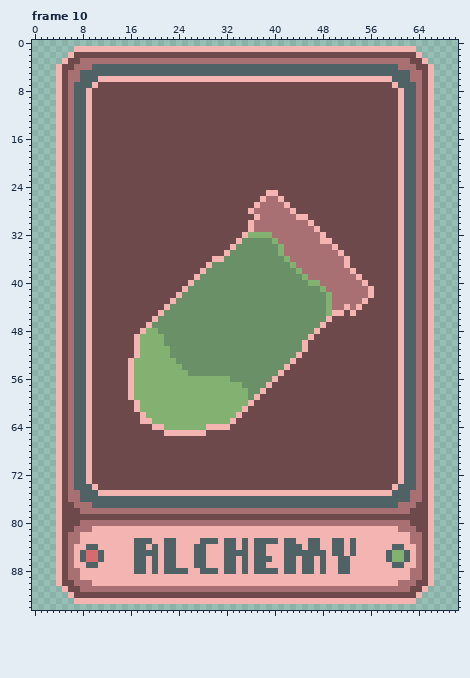
File history of a pixel-art file, dev/spritesheets/ritualatlas.aseprite. Above: the version before the commit.
71x95 pixels, 12 frames. Shown: frame 10. The commit also changed other frames, which this record leaves out.
After the commit:
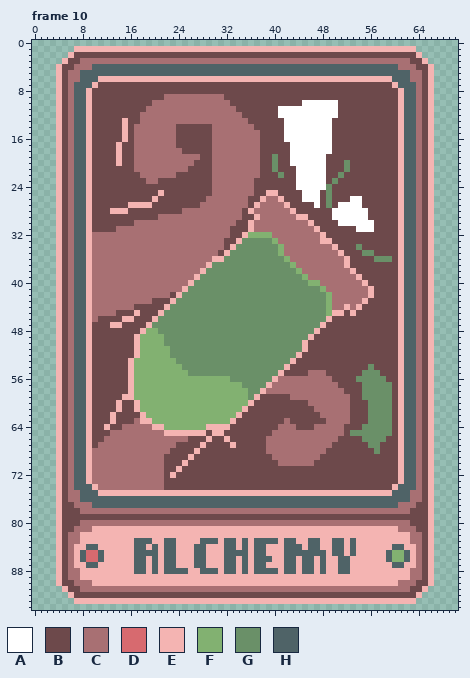
Palette (. is transparent): A #ffffff  B #6d494b  C #a87073  D #d76a6f  E #f4b4b2  F #82b171  G #6a9068  H #4f6367
The exact change:
Frame 10, layer "Layer 6":
y 9: x 22..31 BBBBBBBBBB -> CCCCCCCCCC
y 10: x 20..32 BBBBBBBBBBBBB -> CCCCCCCCCCCCC; x 45..50 BBBBBB -> AAAAAA
y 11: x 19..33 BBBBBBBBBBBBBBB -> CCCCCCCCCCCCCCC; x 41..50 BBBBBBBBBB -> AAAAAAAAAA
y 12: x 18..34 BBBBBBBBBBBBBBBBB -> CCCCCCCCCCCCCCCCC; x 41..50 BBBBBBBBBB -> AAAAAAAAAA
y 13: x 15 B -> E; x 18..35 BBBBBBBBBBBBBBBBBB -> CCCCCCCCCCCCCCCCCC; x 42..49 BBBBBBBB -> AAAAAAAA
y 14: x 15 B -> E; x 17..23 BBBBBBB -> CCCCCCC; x 30..36 BBBBBBB -> CCCCCCC; x 42..49 BBBBBBBB -> AAAAAAAA
y 15..16: x 15 B -> E; x 17..23 BBBBBBB -> CCCCCCC; x 30..37 BBBBBBBB -> CCCCCCCC; x 42..49 BBBBBBBB -> AAAAAAAA
y 17: x 14 B -> E; x 17..23 BBBBBBB -> CCCCCCC; x 30..37 BBBBBBBB -> CCCCCCCC; x 43..49 BBBBBBB -> AAAAAAA
y 18: x 14 B -> E; x 17..24 BBBBBBBB -> CCCCCCCC; x 30..37 BBBBBBBB -> CCCCCCCC; x 43..49 BBBBBBB -> AAAAAAA
y 19: x 14 B -> E; x 17..27 BBBBBBBBBBB -> CCCCCCCCCCC; x 30..37 BBBBBBBB -> CCCCCCCC; x 40 B -> G; x 43..48 BBBBBB -> AAAAAA
y 20: x 14 B -> E; x 17..26 BBBBBBBBBB -> CCCCCCCCCC; x 30..37 BBBBBBBB -> CCCCCCCC; x 40 B -> G; x 43..48 BBBBBB -> AAAAAA; x 52 B -> G
y 21: x 17..25 BBBBBBBBB -> CCCCCCCCC; x 30..37 BBBBBBBB -> CCCCCCCC; x 40 B -> G; x 44..48 BBBBB -> AAAAA; x 52 B -> G
y 22: x 18..23 BBBBBB -> CCCCCC; x 30..37 BBBBBBBB -> CCCCCCCC; x 41 B -> G; x 44..48 BBBBB -> AAAAA; x 51 B -> G
y 23: x 19..20 BB -> CC; x 30..36 BBBBBBB -> CCCCCCC; x 44..48 BBBBB -> AAAAA; x 50 B -> G
y 24: x 30..36 BBBBBBB -> CCCCCCC; x 44..49 BBBBBB -> AAAAAG
y 25: x 21 B -> E; x 30..36 BBBBBBB -> CCCCCCC; x 45..47 BBB -> AAA; x 49 B -> G
y 26: x 20 B -> E; x 29..35 BBBBBBB -> CCCCCCC; x 45..47 BBB -> AAA; x 49 B -> G; x 53..54 BB -> AA
y 27: x 16..19 BBBB -> EEEE; x 28..35 BBBBBBBB -> CCCCCCCC; x 47 B -> A; x 49 B -> G; x 51..54 BBBB -> AAAA
y 28: x 13..15 BBB -> EEE; x 25..34 BBBBBBBBBB -> CCCCCCCCCC; x 50..55 BBBBBB -> AAAAAA
y 29: x 21..34 BBBBBBBBBBBBBB -> CCCCCCCCCCCCCC; x 50..55 BBBBBB -> AAAAAA
y 30: x 17..33 BBBBBBBBBBBBBBBBB -> CCCCCCCCCCCCCCCCC; x 51..56 BBBBBB -> AAAAAA
y 31: x 14..32 BBBBBBBBBBBBBBBBBBB -> CCCCCCCCCCCCCCCCCCC; x 54..56 BBB -> AAA
y 32: x 10..32 BBBBBBBBBBBBBBBBBBBBBBB -> CCCCCCCCCCCCCCCCCCCCCCC
y 33: x 10..31 BBBBBBBBBBBBBBBBBBBBBB -> CCCCCCCCCCCCCCCCCCCCCC
y 34: x 10..31 BBBBBBBBBBBBBBBBBBBBBB -> CCCCCCCCCCCCCCCCCCCCCC; x 54 B -> G
y 35: x 10..30 BBBBBBBBBBBBBBBBBBBBB -> CCCCCCCCCCCCCCCCCCCCC; x 55..56 BB -> GG
y 36: x 10..29 BBBBBBBBBBBBBBBBBBBB -> CCCCCCCCCCCCCCCCCCCC; x 57..59 BBB -> GGG
y 37: x 10..28 BBBBBBBBBBBBBBBBBBB -> CCCCCCCCCCCCCCCCCCC
y 38: x 10..27 BBBBBBBBBBBBBBBBBB -> CCCCCCCCCCCCCCCCCC
y 39: x 10..26 BBBBBBBBBBBBBBBBB -> CCCCCCCCCCCCCCCCC
y 40: x 10..25 BBBBBBBBBBBBBBBB -> CCCCCCCCCCCCCCCC
y 41: x 10..24 BBBBBBBBBBBBBBB -> CCCCCCCCCCCCCCC
y 42: x 10..22 BBBBBBBBBBBBB -> CCCCCCCCCCCCC
y 43: x 10..19 BBBBBBBBBB -> CCCCCCCCCC
y 44: x 10..16 BBBBBBB -> CCCCCCC
y 45: x 10..13 BBBB -> CCCC; x 17 B -> E
y 46: x 10 B -> C; x 15..16 BB -> EE
y 47: x 13..14 BB -> EE
y 54: x 56 B -> G
y 55: x 46..48 BBB -> CCC; x 55..57 BBB -> GGG
y 56: x 41..49 BBBBBBBBB -> CCCCCCCCC; x 54..58 BBBBB -> GGGGG
y 57: x 40..50 BBBBBBBBBBB -> CCCCCCCCCCC; x 55..59 BBBBB -> GGGGG
y 58: x 39..51 BBBBBBBBBBBBB -> CCCCCCCCCCCCC; x 55..59 BBBBB -> GGGGG
y 59: x 15 B -> E; x 43..52 BBBBBBBBBB -> CCCCCCCCCC; x 55..59 BBBBB -> GGGGG
y 60: x 14 B -> E; x 46..52 BBBBBBB -> CCCCCCC; x 56..59 BBBB -> GGGG
y 61: x 14 B -> E; x 47..52 BBBBBB -> CCCCCC; x 56..59 BBBB -> GGGG
y 62: x 13 B -> E; x 48..52 BBBBB -> CCCCC; x 56..59 BBBB -> GGGG
y 63: x 13 B -> E; x 17 B -> C; x 42 B -> C; x 49..52 BBBB -> CCCC; x 56..59 BBBB -> GGGG
y 64: x 12 B -> E; x 15..19 BBBBB -> CCCCC; x 41..43 BBB -> CCC; x 47..51 BBBBB -> CCCCC; x 55..59 BBBBB -> GGGGG
y 65: x 13..21 BBBBBBBBB -> CCCCCCCCC; x 30..31 BB -> EE; x 40..51 BBBBBBBBBBBB -> CCCCCCCCCCCC; x 53..59 BBBBBBB -> GGGGGGG
y 66: x 12..25 BBBBBBBBBBBBBB -> CCCCCCCCCCCCCC; x 29 B -> E; x 32 B -> E; x 39..50 BBBBBBBBBBBB -> CCCCCCCCCCCC; x 55..58 BBBB -> GGGG
y 67: x 11..23 BBBBBBBBBBBBB -> CCCCCCCCCCCCC; x 28 B -> E; x 33 B -> E; x 39..49 BBBBBBBBBBB -> CCCCCCCCCCC; x 56..57 BB -> GG
y 68: x 10..22 BBBBBBBBBBBBB -> CCCCCCCCCCCCC; x 27 B -> E; x 39..48 BBBBBBBBBB -> CCCCCCCCCC; x 57 B -> G
y 69: x 10..21 BBBBBBBBBBBB -> CCCCCCCCCCCC; x 26 B -> E; x 40..47 BBBBBBBB -> CCCCCCCC
y 70: x 10..21 BBBBBBBBBBBB -> CCCCCCCCCCCC; x 25 B -> E; x 41..46 BBBBBB -> CCCCCC
y 71: x 10..21 BBBBBBBBBBBB -> CCCCCCCCCCCC; x 24 B -> E
y 72: x 10..21 BBBBBBBBBBBB -> CCCCCCCCCCCC; x 23 B -> E
y 73: x 10..21 BBBBBBBBBBBB -> CCCCCCCCCCCC
y 74: x 11..21 BBBBBBBBBBB -> CCCCCCCCCCC
Pixel boxes of the changes (left, top, right, bottom) in both pictures:
changed: (92, 94, 392, 328)
changed: (266, 364, 392, 466)
changed: (92, 394, 236, 490)
